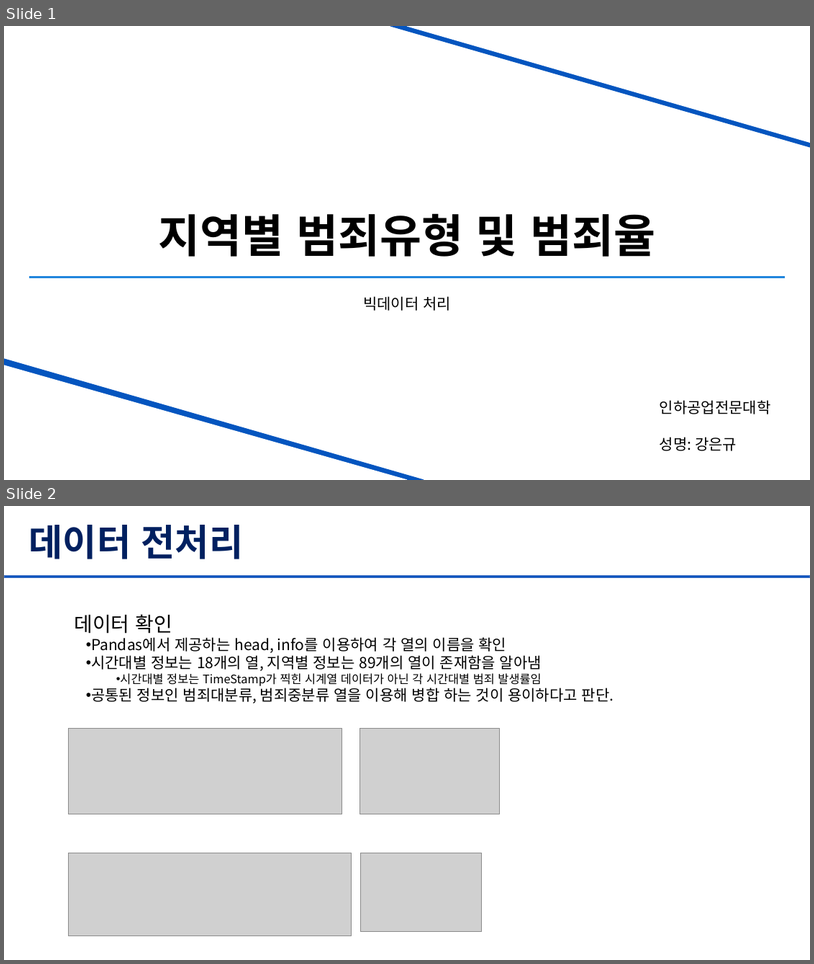
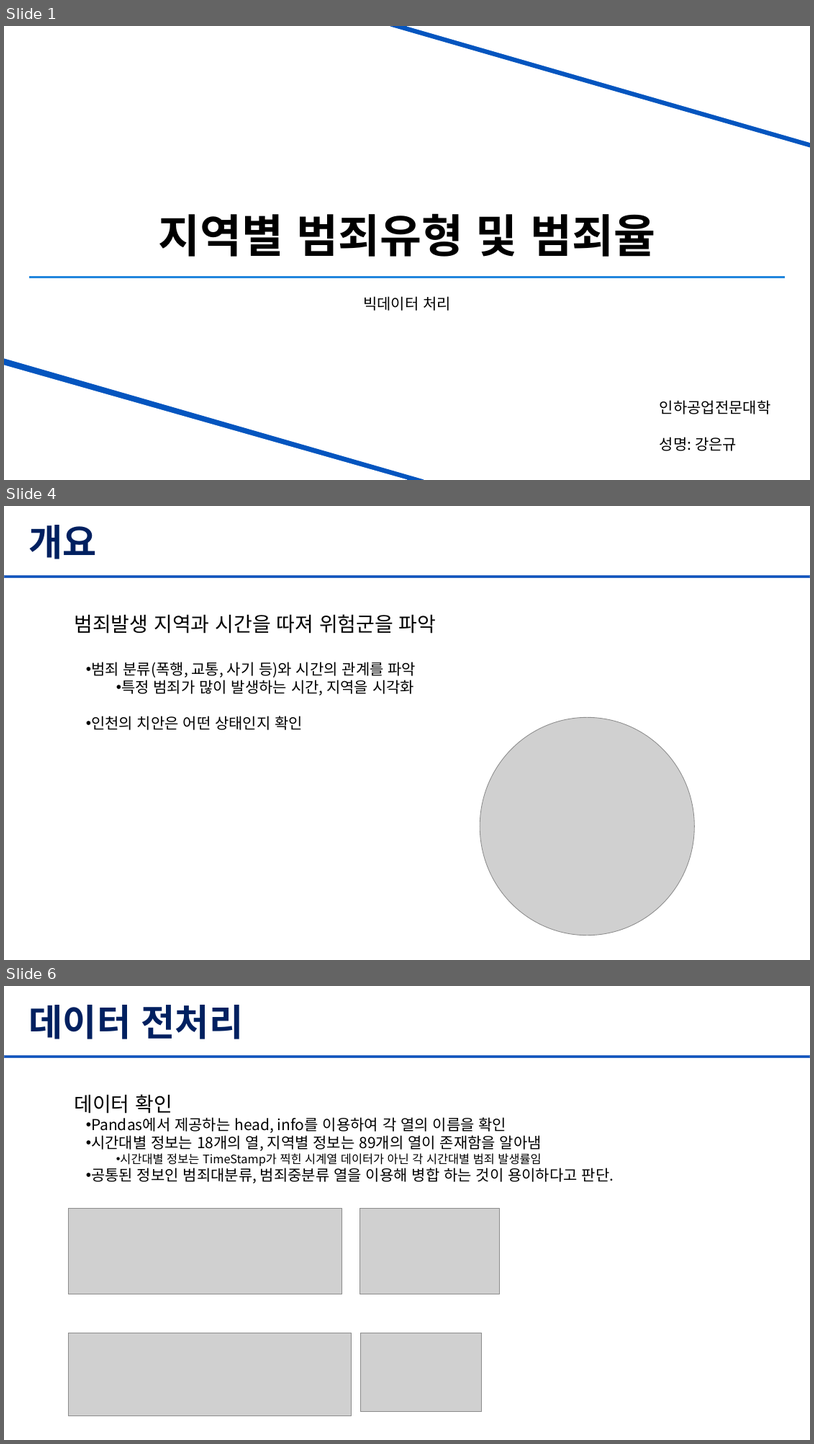
Before and after one commit to ekkang0820/cirme_visualisation, a slide deck: ppt/3-A_201944010_강은규_최종.pptx. Shown one above the other, each under a label of ours: slides 1 and 2 before the commit, slides 1, 4 and 6 after it; the slides between them are not shown. The pictures are 814x964 and 814x1444 pixels, drawn with LibreOffice and Linux fonts; fonts in the diff are those of the drawing; grey boxes stand for pictures. Boxes give left, top, right and bottom in pixels: in the first picture for what was removed or moved away, otherwise in the second. Text is boxed around its words. In the diff, an @@ line names an element or a change of style, - is before the commit and + after.

```diff
--- a/ppt/3-A_201944010_강은규_최종.pptx
+++ b/ppt/3-A_201944010_강은규_최종.pptx
@@ slide 4 added at box(4, 506, 810, 960), background #FFFFFF; not listed: 1 template element that a slide beside it also shows @@
@@ title added at box(29, 525, 97, 559), 44 pt, text #002060, bold @@
+개요
@@ text added at box(74, 614, 437, 730), 18 pt, text #000000 @@
+범죄발생 지역과 시간을 따져 위험군을 파악
+• 범죄 분류(폭행, 교통, 사기 등)와 시간의 관계를 파악
+  • 특정 범죄가 많이 발생하는 시간, 지역을 시각화
+• 인천의 치안은 어떤 상태인지 확인
@@ picture added at box(480, 717, 695, 935) @@
@@ what was slide 2 is now slide 6 @@
```
Also in this commit, not shown: 1 slide changed, 5 other slides added.
